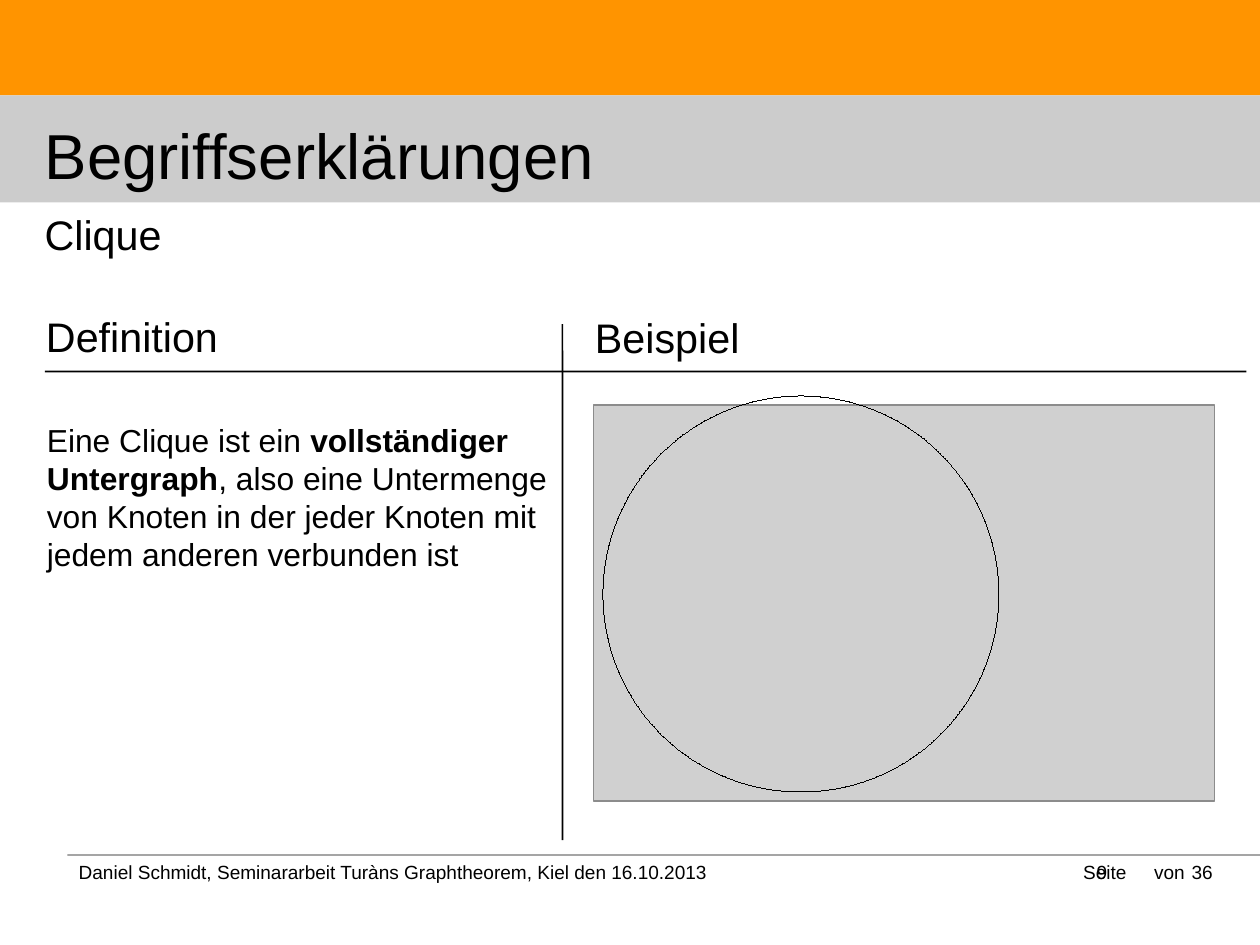
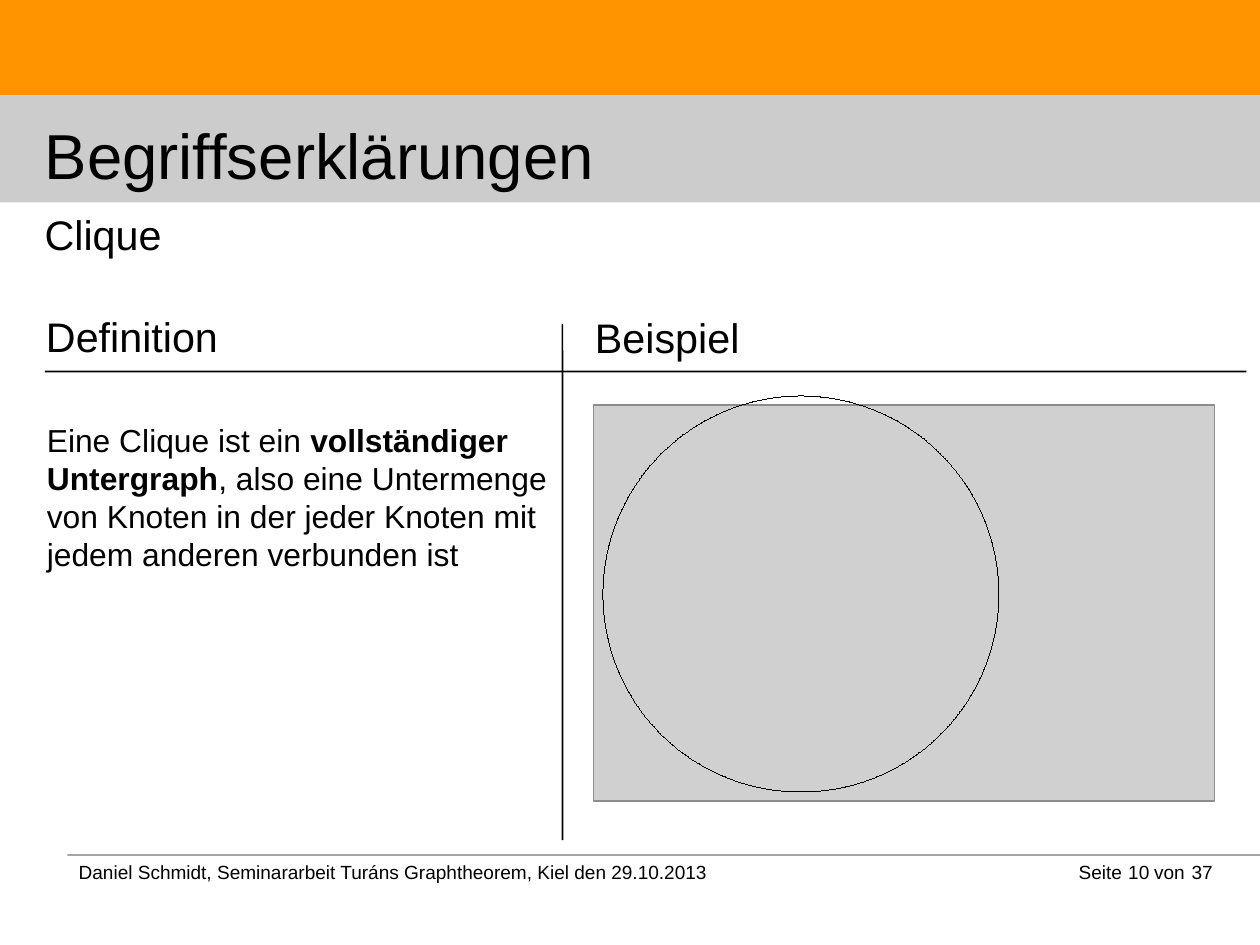
Before and after one commit to DanielMSchmidt/kombinatorik, a slide deck: slide 10 of Kombinatorik.odp (slide 9 before the commit). Drawn at 1260x945 pixels with LibreOffice and Linux fonts; fonts in the diff are those of the drawing; grey boxes stand for pictures. Boxes give left, top, right and bottom in pixels: in the first picture for what was removed or moved away, otherwise in the second. Text is boxed around its words. In the diff, an @@ line names an element or a change of style, - is before the commit and + after.

```diff
--- a/Kombinatorik.odp
+++ b/Kombinatorik.odp
@@ text removed at bbox=[79, 865, 706, 883] @@
-Daniel Schmidt, Seminararbeit Turàns Graphtheorem, Kiel den 16.10.2013
@@ text added at bbox=[79, 865, 706, 883], 12 pt, text #000000 @@
+Daniel Schmidt, Seminararbeit Turáns Graphtheorem, Kiel den 29.10.2013
@@ text "Seite": place and size @@
-text "Seite" at bbox=[1083, 865, 1126, 880]
+text "Seite" at bbox=[1079, 865, 1122, 880]
@@ page number removed at bbox=[1097, 865, 1108, 884] @@
-9
@@ page number added at bbox=[1128, 865, 1149, 879], 12 pt, text #000000 @@
+10
@@ text at bbox=[1192, 865, 1213, 879]: text changed @@
-36
+37
```
Also in this commit, not shown: 33 other slides changed, 3 slides added, 2 slides removed.
